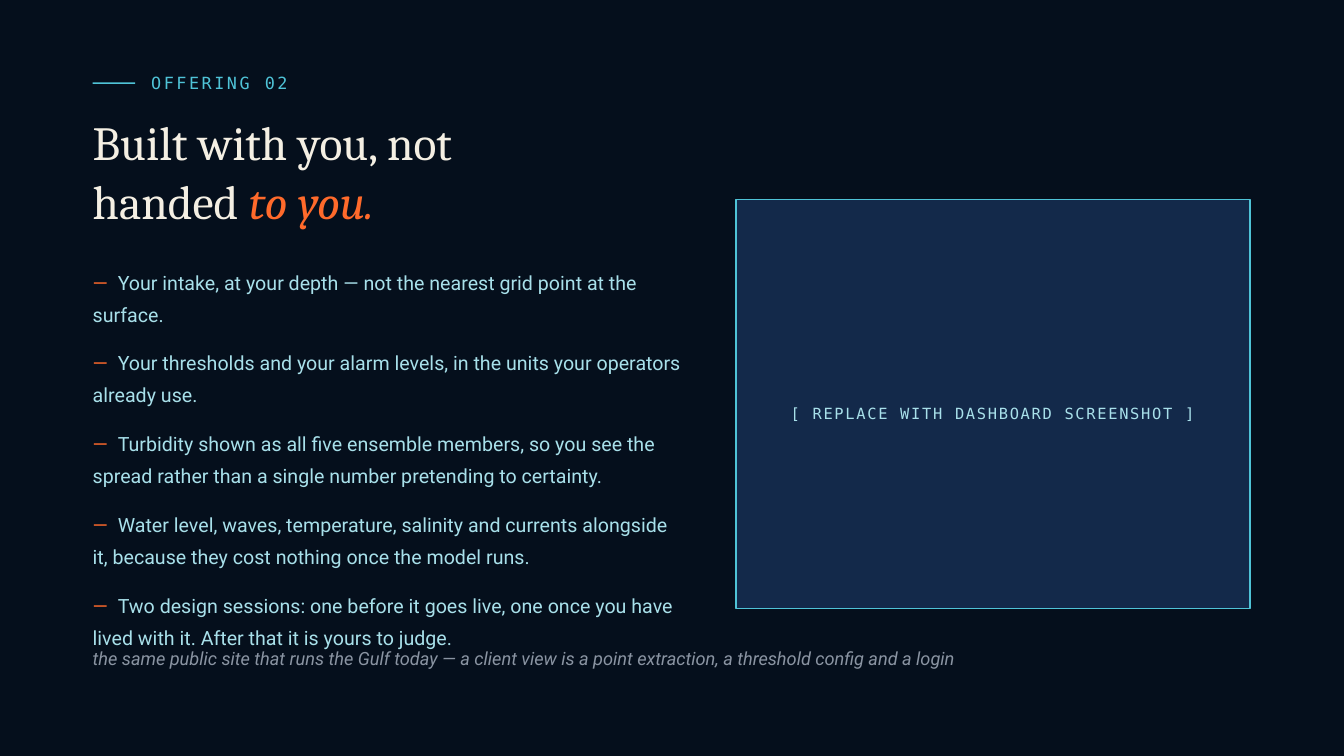
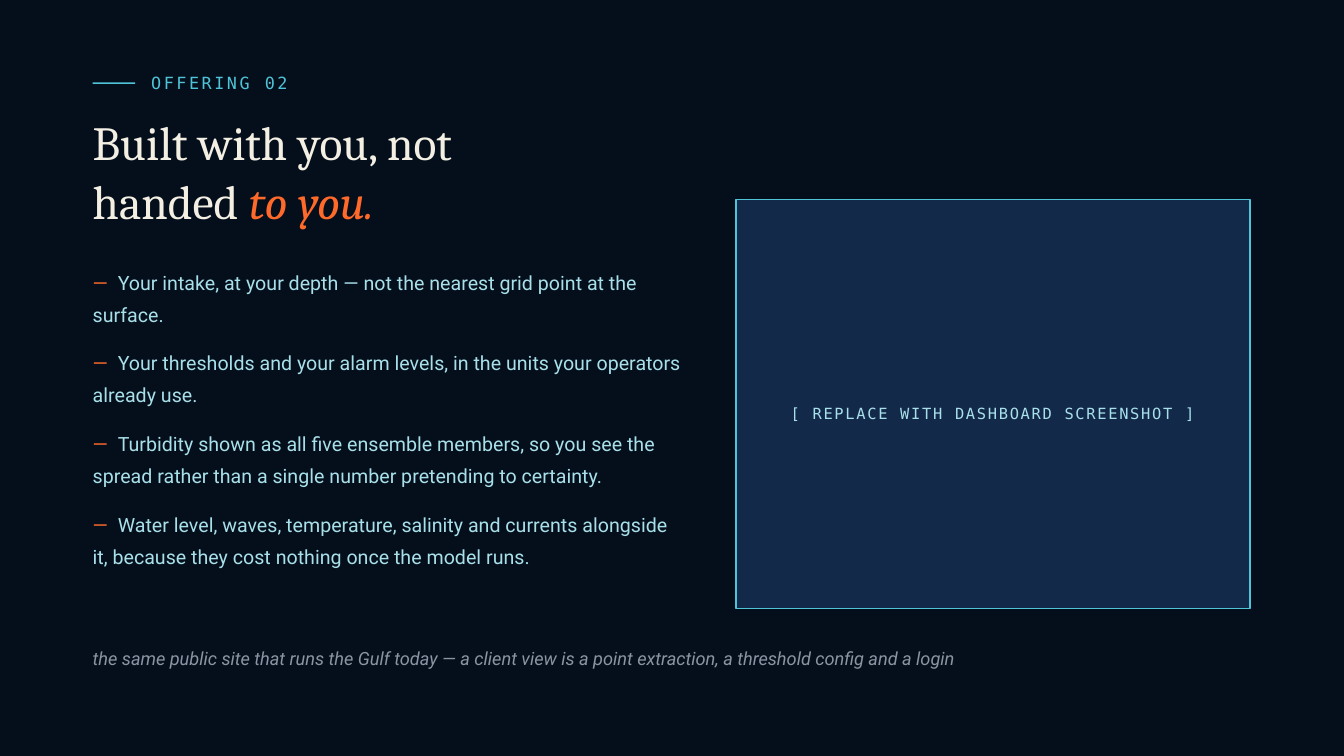
Before and after one commit to GilesFearon/oceanmotion-publications, a slide deck: slide 21 of pitch/oma-pitch-desal.pptx. Drawn at 1344x756 pixels with LibreOffice and Linux fonts; fonts in the diff are those of the drawing. Boxes give left, top, right and bottom in pixels: in the first picture for what was removed or moved away, otherwise in the second. Text is boxed around its words. In the diff, an @@ line names an element or a change of style, - is before the commit and + after.

```diff
--- a/pitch/oma-pitch-desal.pptx
+++ b/pitch/oma-pitch-desal.pptx
@@ text at [93,598,672,649]: paragraph removed @@
-— Two design sessions: one before it goes live, one once you have lived with it. After that it is yours to judge.
```
Also in this commit, not shown: 16 other slides changed, 1 slide removed, 11 other files.
